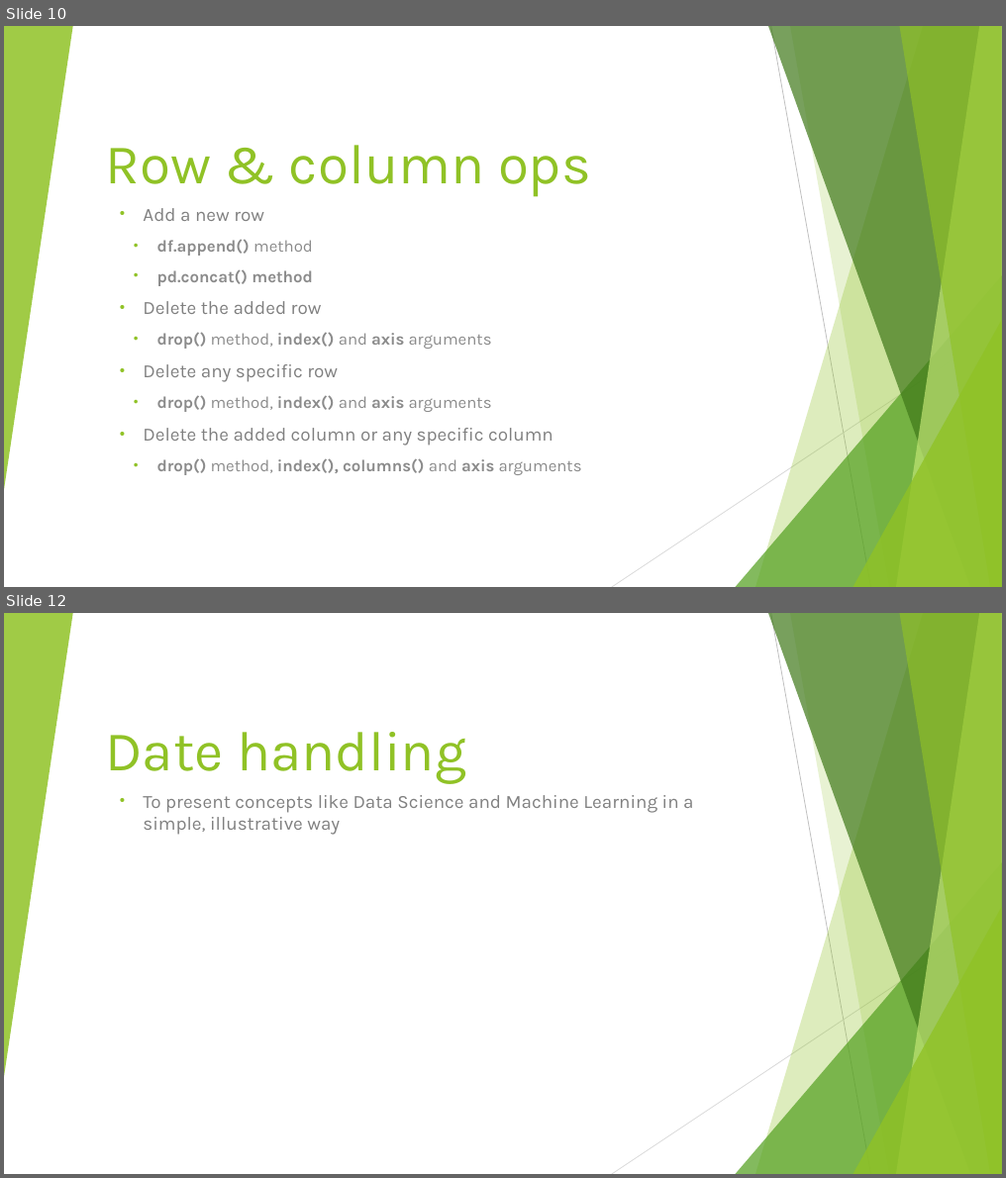
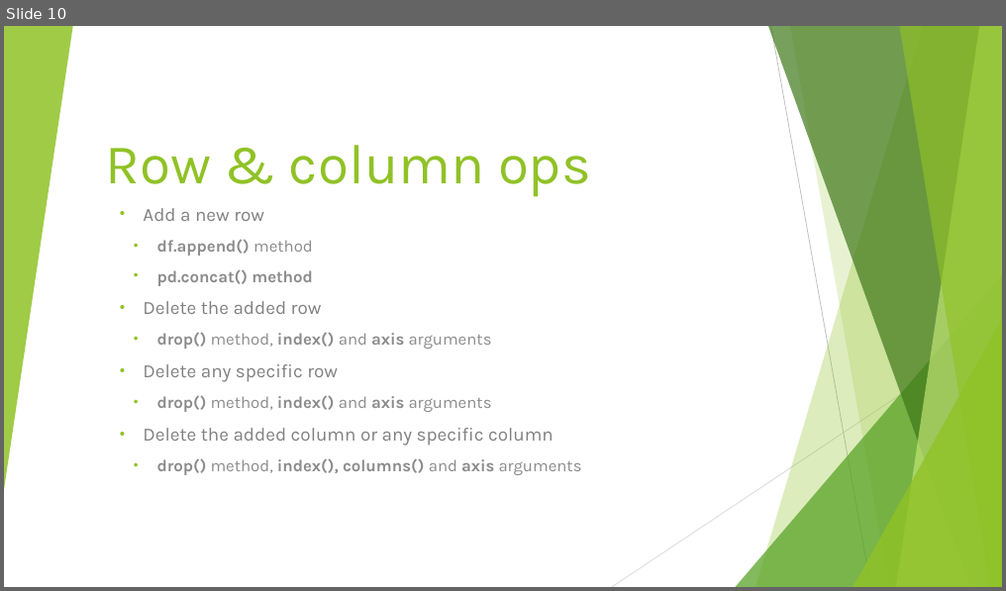
Before and after one commit to Tirtharaj-1111/wolftech-learning-tirtharaj, a slide deck: data-science-adv-python/Data Science w Advanced Python.pptx. Shown one above the other, each under a label of ours: slides 10 and 12 before the commit, slide 10 after it; the slides between them are not shown. The pictures are 1006x1178 and 1006x591 pixels, drawn with LibreOffice and Linux fonts; fonts in the diff are those of the drawing. Boxes give left, top, right and bottom in pixels: in the first picture for what was removed or moved away, otherwise in the second. Text is boxed around its words. In the diff, an @@ line names an element or a change of style, - is before the commit and + after.

Commit message:
Data Science w/ Adv. Python docs-update

```diff
--- a/data-science-adv-python/Data Science w Advanced Python.pptx
+++ b/data-science-adv-python/Data Science w Advanced Python.pptx
@@ slide 12 removed at bbox=[4, 613, 1002, 1174], background #FFFFFF; not listed: 10 template elements that a slide beside it also shows @@
@@ title removed at bbox=[106, 732, 466, 784] @@
-Date handling
@@ subtitle removed at bbox=[143, 795, 693, 835] @@
-• To present concepts like Data Science and Machine Learning in a simple, illustrative way
```
Also in this commit, not shown: 2 slides changed, 2 slides added, 1 other slide removed, 1 other file.
